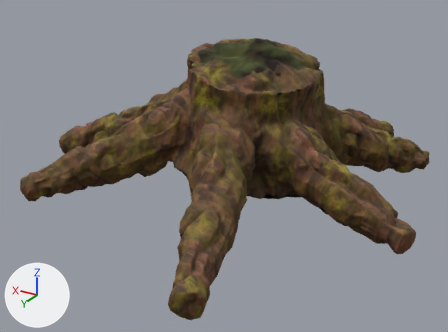
The glTF model assets/models/cave/rtree_crown.glb, before and after one commit.
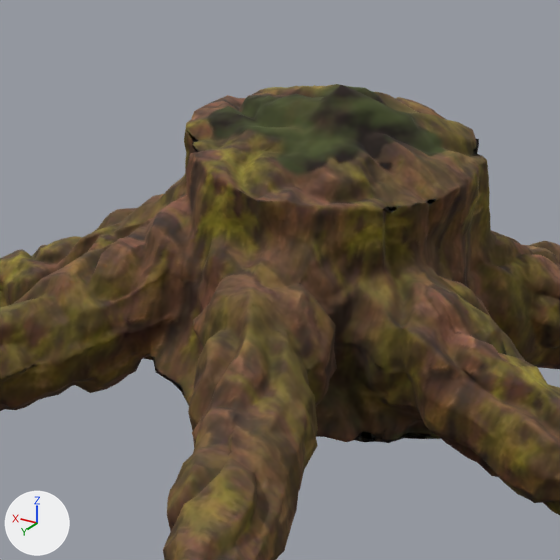
Each version appears first whole from a 50 mm lens placed at (-0.698, 1.216, 0.517), pointed at (-0.02, 0.087, -0.047), and next in a close-up on the part from 23% to 80% of the width and 0% to 76% of the height. The axes (+X, +Y, +Z) are drawn at lower left. The lights are the same throughout. The older version's two pictures come first. The close-ups show mesh edges as thin lines.

The scene before the commit, as lines of its bpy script (objects in view):
```python
me_trunk_001 = bpy.data.meshes.new('trunk.001')
me_trunk_001.from_pydata(...)  # 4504 vertices, 8999 faces; spans x -0.477..0.481, y -0.455..0.54, z -0.14..0.23
me_trunk_001.materials.append(mat_bark_rtree_crown)
ob_bark = bpy.data.objects.new('bark', me_trunk_001)
ob_bark.location = (0.0, 0.0, 0.0)
```
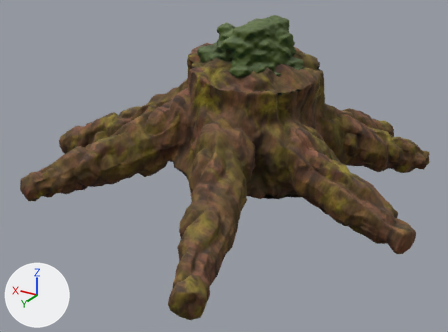
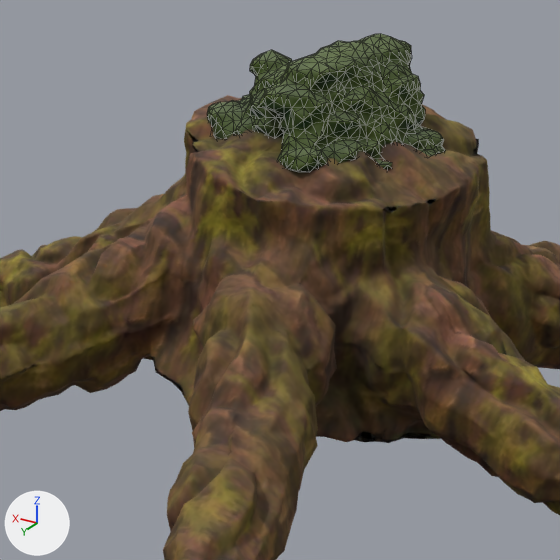
The change, as a list of edits to the scene's bpy script:
```text
Add img_moss_rtree_crown_col:
    img_moss_rtree_crown_col = load_image('moss_rtree_crown_col', '_unpacked/moss_rtree_crown_col', 1024, 1024, 'sRGB')
Add img_moss_rtree_crown_nrm:
    img_moss_rtree_crown_nrm = load_image('moss_rtree_crown_nrm', '_unpacked/moss_rtree_crown_nrm', 1024, 1024, 'Non-Color')
Add mat_moss_rtree_crown:
    mat_moss_rtree_crown = bpy.data.materials.new('moss_rtree_crown')
    # uses the picture img_moss_rtree_crown_col
    # uses the picture img_moss_rtree_crown_nrm
Add me_icosphere_227:
    me_icosphere_227.from_pydata(...)  # 1252 vertices, 2500 faces; spans x -0.142..0.098, y -0.099..0.087, z 0.127..0.278
    me_icosphere_227.materials.append(mat_moss_rtree_crown)
Add ob_moss:
    ob_moss = bpy.data.objects.new('moss', me_icosphere_227)
    ob_moss.location = (0.0, 0.0, 0.0)
```

Location of each change, (x1, y1, x2, y2) in pixels of the close-ups (560 x 560 px):
'moss', added (green): after (207, 34, 445, 172)
